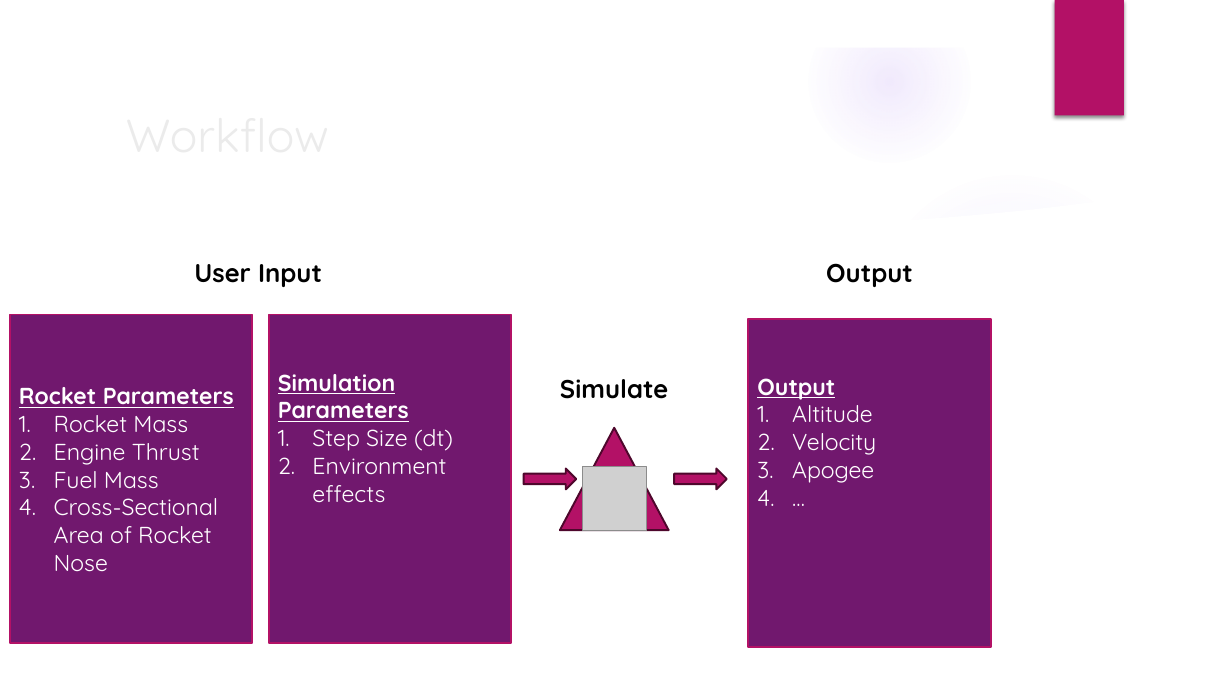
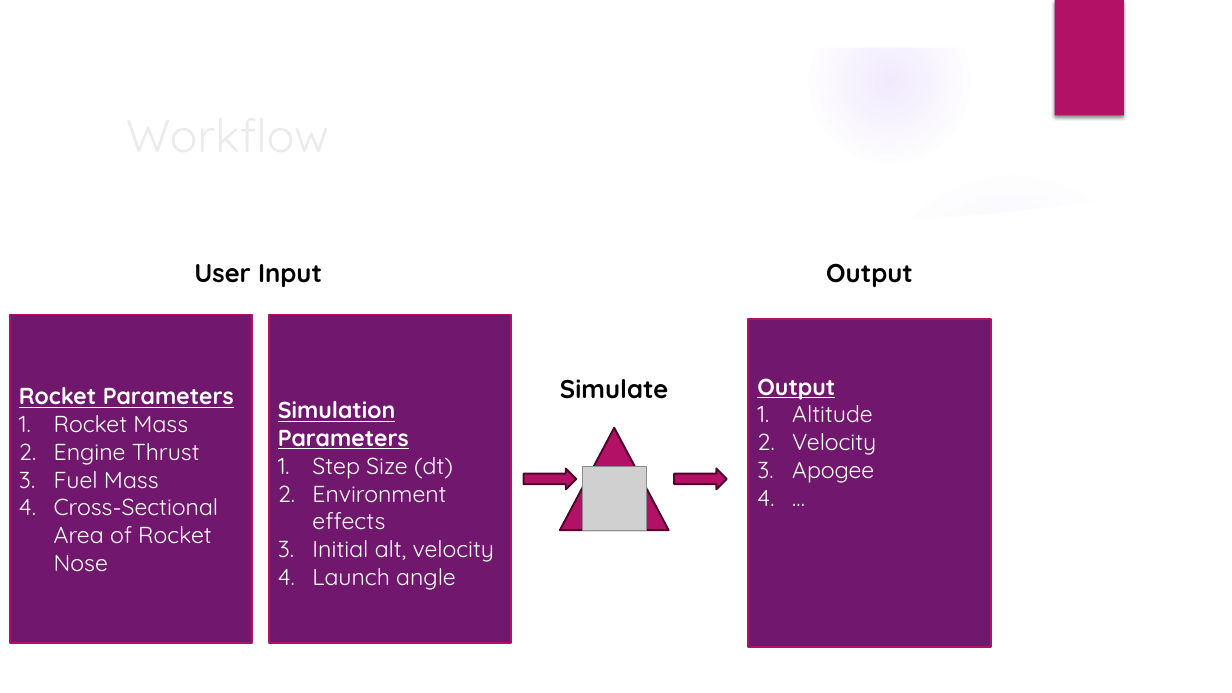
Before and after one commit to devsaxena974/RocketTrajectory, a slide deck: slide 3 of Simulating Rocket Trajectories Using Thrust Profiles.pptx. Drawn at 1232x693 pixels with LibreOffice and Linux fonts; fonts in the diff are those of the drawing; grey boxes stand for pictures; background and template pictures are left out. Boxes give left, top, right and bottom in pixels: in the first picture for what was removed or moved away, otherwise in the second. Text is boxed around its words. In the diff, an @@ line names an element or a change of style, - is before the commit and + after.

```diff
--- a/Simulating Rocket Trajectories Using Thrust Profiles.pptx
+++ b/Simulating Rocket Trajectories Using Thrust Profiles.pptx
@@ text in rectangle at [312,540,495,590]: paragraphs added @@
+3. Initial alt, velocity
+4. Launch angle
```
Also in this commit, not shown: 1 other slide changed, 5 other files.
